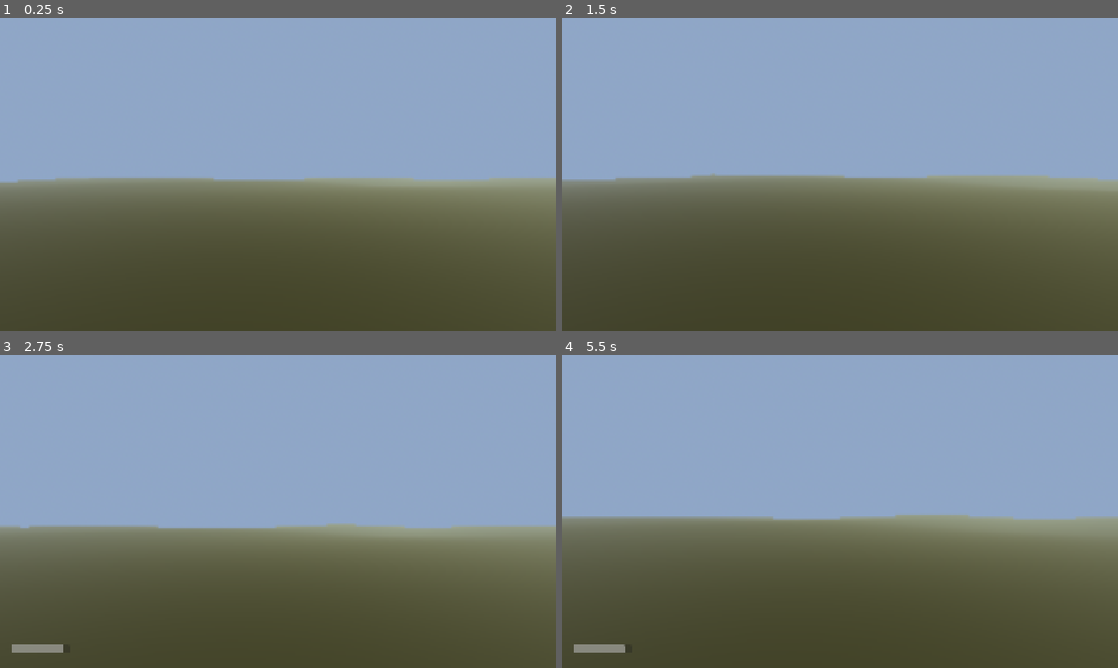
Above: before the commit, frames 1-4 (two rows, left to right).
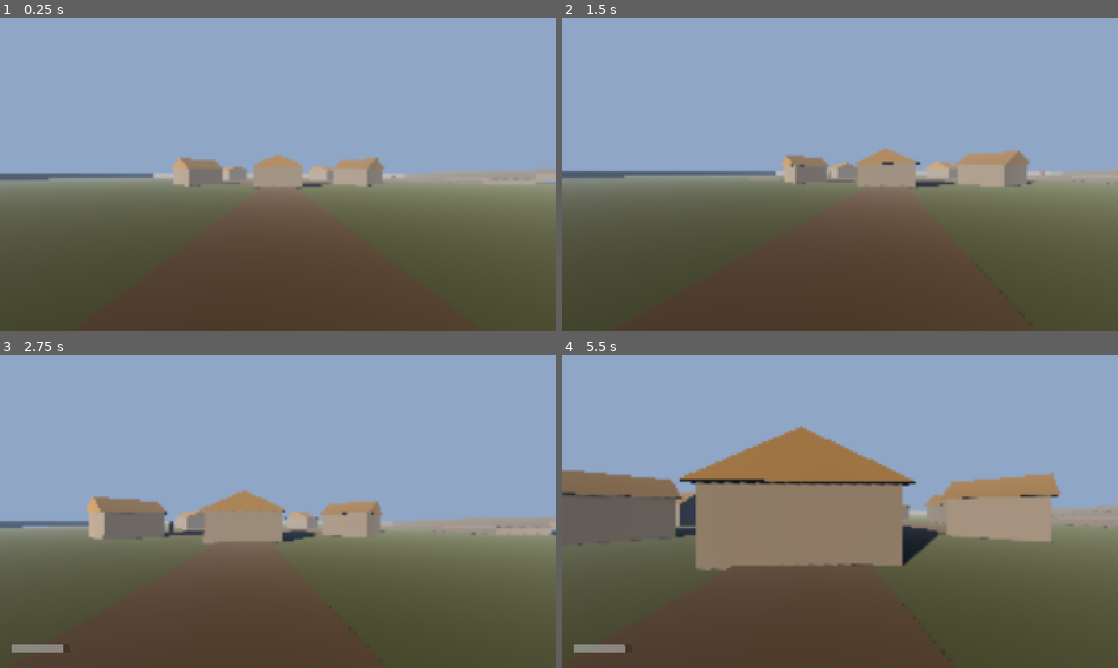
Above: after the commit, the same moments.

Repository: joseamaya/memorias-del-peru
Game: Godot game, scene res://campaigns/01_pachacutec/scenes/world/mundo_base.tscn
Two runs of this game, one before a commit and one after it. Both use one fixed random seed, a clock stepped at 60 frames per second and the inputs below.
Inputs (mouse positions are in pixels of both pictures, inside the frame that each line leads up to):
- Up to frame 1 (0.25 s): no input
- Up to frame 2 (1.5 s): tap Enter at 0.5 s; move the mouse to (867, 174) at 0.52 s; hold E (interact) 0.53-1.28 s; hold W (move_forward) from 0.53 s (still down); tap Space (jump) at 0.77 s; move the mouse to (812, 174) at 1.27 s; tap E (interact) at 1.35 s
- Up to frame 3 (2.75 s): keep holding W (move_forward); tap Space (jump) at 1.52 s; move the mouse to (289, 505) at 2.02 s; hold Shift (run) from 2.03 s (still down); tap E (interact) at 2.3 s
- Up to frame 4 (5.5 s): keep holding W (move_forward); move the mouse to (834, 517) at 2.77 s; release Shift (run) at 2.78 s; tap E (interact) at 2.85, 4.55 s; tap Space (jump) at 3.02, 3.77, 4.52 s; move the mouse to (878, 514) at 3.52 s; hold E (interact) 3.53-4.28 s; move the mouse to (795, 508) at 4.27 s; tap Shift (run) at 4.35 s; move the mouse to (845, 511) at 5.02 s; hold E (interact) from 5.03 s (still down)

The runs differ from the first frame. In frame 1, 4.0% of the frame differs, in the area x 0-100%, y 43-55%; in frame 2, 4.9%; in frame 3, 6.7%; in frame 4, 22%, in the area x 0-100%, y 22-70%.

Commit message:
pachacutec(world): añade el bloqueo de la llacta y sus interacciones

Diff:
--- a/campaigns/01_pachacutec/localization/pachacutec_texts.csv
+++ b/campaigns/01_pachacutec/localization/pachacutec_texts.csv
@@ -1,2 +1,4 @@
 keys,es
 PCH_QUERO_INTERACT,Beber chicha
+PCH_OFFERING_INTERACT,Dejar ofrenda
+PCH_PUTUTU_PLAY,Hacer sonar el pututu
--- /dev/null
+++ b/campaigns/01_pachacutec/scenes/objects/ofrenda_pachamama.tscn
@@ -0,0 +1,24 @@
+[gd_scene load_steps=5 format=3]
+
+[ext_resource type="Script" path="res://campaigns/01_pachacutec/scripts/interactions/ofrenda_pachamama.gd" id="1_ofrenda"]
+
+[sub_resource type="BoxMesh" id="BoxMesh_ofrenda"]
+size = Vector3(0.7, 0.3, 0.7)
+
+[sub_resource type="BoxShape3D" id="BoxShape_ofrenda"]
+size = Vector3(0.7, 0.3, 0.7)
+
+[sub_resource type="StandardMaterial3D" id="StandardMaterial3D_ofrenda"]
+albedo_color = Color(0.42, 0.4, 0.36, 1)
+
+[node name="OfrendaPachamama" type="StaticBody3D"]
+collision_layer = 4
+collision_mask = 0
+script = ExtResource("1_ofrenda")
+
+[node name="MeshInstance3D" type="MeshInstance3D" parent="."]
+mesh = SubResource("BoxMesh_ofrenda")
+surface_material_override/0 = SubResource("StandardMaterial3D_ofrenda")
+
+[node name="CollisionShape3D" type="CollisionShape3D" parent="."]
+shape = SubResource("BoxShape_ofrenda")
--- /dev/null
+++ b/campaigns/01_pachacutec/scenes/objects/pututu.tscn
@@ -0,0 +1,28 @@
+[gd_scene load_steps=5 format=3]
+
+[ext_resource type="Script" path="res://campaigns/01_pachacutec/scripts/interactions/pututu.gd" id="1_pututu"]
+
+[sub_resource type="CylinderMesh" id="CylinderMesh_pututu"]
+top_radius = 0.08
+bottom_radius = 0.12
+height = 0.4
+radial_segments = 16
+
+[sub_resource type="CylinderShape3D" id="CylinderShape3D_pututu"]
+radius = 0.12
+height = 0.4
+
+[sub_resource type="StandardMaterial3D" id="StandardMaterial3D_pututu"]
+albedo_color = Color(0.72, 0.62, 0.45, 1)
+
+[node name="Pututu" type="StaticBody3D"]
+collision_layer = 4
+collision_mask = 0
+script = ExtResource("1_pututu")
+
+[node name="MeshInstance3D" type="MeshInstance3D" parent="."]
+mesh = SubResource("CylinderMesh_pututu")
+surface_material_override/0 = SubResource("StandardMaterial3D_pututu")
+
+[node name="CollisionShape3D" type="CollisionShape3D" parent="."]
+shape = SubResource("CylinderShape3D_pututu")
--- a/campaigns/01_pachacutec/scenes/world/mundo_base.tscn
+++ b/campaigns/01_pachacutec/scenes/world/mundo_base.tscn
@@ -1,9 +1,13 @@
-[gd_scene load_steps=8 format=3]
+[gd_scene load_steps=12 format=3]
 
 [ext_resource type="PackedScene" path="res://core/player/player_fps.tscn" id="1_player"]
 [ext_resource type="PackedScene" path="res://core/ui/hud.tscn" id="2_hud"]
 [ext_resource type="Script" path="res://campaigns/01_pachacutec/scripts/world/mundo_base.gd" id="3_world"]
 [ext_resource type="Script" path="res://core/systems/graphics/environment_quality_controller.gd" id="4_controller"]
+[ext_resource type="PackedScene" path="res://campaigns/01_pachacutec/scenes/objects/quero_chicha.tscn" id="5_quero"]
+[ext_resource type="PackedScene" path="res://campaigns/01_pachacutec/scenes/objects/ofrenda_pachamama.tscn" id="6_ofrenda"]
+[ext_resource type="PackedScene" path="res://campaigns/01_pachacutec/scenes/objects/pututu.tscn" id="7_pututu"]
+[ext_resource type="Script" path="res://campaigns/01_pachacutec/scripts/world/chasqui_event.gd" id="8_event"]
 
 [sub_resource type="PhysicalSkyMaterial" id="PhysicalSkyMaterial_world"]
 rayleigh_coefficient = 1.5
@@ -48,15 +52,34 @@
 [node name="Terrain" type="Node3D" parent="."]
 
 [node name="PlayerSpawn" type="Marker3D" parent="."]
-position = Vector3(0, 0.05, 0)
+position = Vector3(0, 0.05, 45)
+
+[node name="PlazaPoint" type="Marker3D" parent="."]
+position = Vector3(0, 0.05, 2)
 
 [node name="EnvironmentAudio" type="Node3D" parent="."]
+
+[node name="Llacta" type="Node3D" parent="."]
+
+[node name="Boundary" type="Node3D" parent="."]
+
+[node name="EventController" type="Node" parent="."]
+script = ExtResource("8_event")
+
+[node name="QueroChicha" parent="." instance=ExtResource("5_quero")]
+position = Vector3(4, 0.91, 4)
+
+[node name="OfrendaPachamama" parent="." instance=ExtResource("6_ofrenda")]
+position = Vector3(-8, 0.15, 7)
+
+[node name="Pututu" parent="." instance=ExtResource("7_pututu")]
+position = Vector3(-4, 1, 4)
 
 [node name="EnvironmentQualityController" type="Node" parent="."]
 script = ExtResource("4_controller")
 
 [node name="PlayerFPS" parent="." instance=ExtResource("1_player")]
-position = Vector3(0, 0.05, 0)
+position = Vector3(0, 0.05, 45)
 
 [node name="UILayer" type="CanvasLayer" parent="."]
 
--- /dev/null
+++ b/campaigns/01_pachacutec/scripts/interactions/ofrenda_pachamama.gd
@@ -0,0 +1,34 @@
+class_name OfrendaPachamama
+extends Interactable
+## Adoratorio de ofrenda a la Pachamama.
+##
+## Solo puede usarse una vez por partida. No conoce la UI.
+
+signal offered
+
+@export var mesh: MeshInstance3D
+
+var used: bool = false
+var _mesh_node: MeshInstance3D = null
+
+
+func _ready() -> void:
+	_mesh_node = mesh
+	if _mesh_node == null:
+		_mesh_node = get_node_or_null("MeshInstance3D") as MeshInstance3D
+
+
+func get_interaction_text() -> String:
+	return tr("PCH_OFFERING_INTERACT")
+
+
+func interact(_interactor: Node3D) -> void:
+	if used:
+		return
+	used = true
+	offered.emit()
+	if _mesh_node == null:
+		return
+	var tween: Tween = create_tween()
+	tween.tween_property(_mesh_node, "scale", Vector3(1.15, 0.85, 1.15), 0.15)
+	tween.tween_property(_mesh_node, "scale", Vector3.ONE, 0.2)
--- /dev/null
+++ b/campaigns/01_pachacutec/scripts/interactions/pututu.gd
@@ -0,0 +1,34 @@
+class_name Pututu
+extends Interactable
+## Pututu ceremonial que convoca a la comunidad.
+##
+## Solo puede usarse una vez por partida y avisa al evento mediante una señal.
+
+signal played
+
+@export var mesh: MeshInstance3D
+
+var used: bool = false
+var _mesh_node: MeshInstance3D = null
+
+
+func _ready() -> void:
+	_mesh_node = mesh
+	if _mesh_node == null:
+		_mesh_node = get_node_or_null("MeshInstance3D") as MeshInstance3D
+
+
+func get_interaction_text() -> String:
+	return tr("PCH_PUTUTU_PLAY")
+
+
+func interact(_interactor: Node3D) -> void:
+	if used:
+		return
+	used = true
+	played.emit()
+	if _mesh_node == null:
+		return
+	var tween: Tween = create_tween()
+	tween.tween_property(_mesh_node, "rotation_degrees", Vector3(0.0, 0.0, 12.0), 0.15)
+	tween.tween_property(_mesh_node, "rotation_degrees", Vector3.ZERO, 0.25)
--- a/campaigns/01_pachacutec/scripts/interactions/quero_chicha.gd
+++ b/campaigns/01_pachacutec/scripts/interactions/quero_chicha.gd
@@ -6,12 +6,24 @@
 ## busca su componente de estamina y solicita la recuperación.
 
 @export var restore_amount: float = 35.0
+@export var cooldown_seconds: float = 10.0
 @export var interaction_text_key: StringName = &"PCH_QUERO_INTERACT"
 @export var mesh: MeshInstance3D
 @export var audio_stream: AudioStream
 
 var _mesh_node: MeshInstance3D = null
 var _tween: Tween = null
+var _cooldown_remaining: float = 0.0
+
+
+func _process(delta: float) -> void:
+	tick_cooldown(delta)
+
+
+## Avanza el tiempo de espera entre usos.
+func tick_cooldown(delta: float) -> void:
+	if _cooldown_remaining > 0.0:
+		_cooldown_remaining = maxf(_cooldown_remaining - delta, 0.0)
 
 
 func _ready() -> void:
@@ -25,11 +37,14 @@
 
 
 func interact(interactor: Node3D) -> void:
+	if _cooldown_remaining > 0.0:
+		return
 	var stamina: StaminaComponent = StaminaComponent.find_in(interactor)
 	if stamina != null:
 		stamina.restore(restore_amount)
 	if audio_stream != null:
 		AudioManager.play_sfx(audio_stream)
+	_cooldown_remaining = cooldown_seconds
 	_play_response()
 
 
--- /dev/null
+++ b/campaigns/01_pachacutec/scripts/world/chasqui_event.gd
@@ -0,0 +1,61 @@
+class_name ChasquiEvent
+extends Node
+## Evento de llegada del chasqui a la plaza.
+##
+## El pututu lo inicia: el chasqui corre hasta la plaza, los NPC lo miran y
+## después regresa por el camino norte.
+
+signal started
+signal finished
+
+@export var chasqui: Node3D
+@export var weaver: Node3D
+@export var farmer: Node3D
+@export var plaza_point: Marker3D
+
+var active: bool = false
+var completed: bool = false
+
+var _chasqui_start: Vector3 = Vector3.ZERO
+var _tween: Tween = null
+
+
+func _ready() -> void:
+	if chasqui != null:
+		_chasqui_start = chasqui.global_position
+
+
+## Asigna los nodos del mundo y guarda la posición inicial del chasqui.
+func bind(chasqui_node: Node3D, weaver_node: Node3D, farmer_node: Node3D, plaza: Marker3D) -> void:
+	chasqui = chasqui_node
+	weaver = weaver_node
+	farmer = farmer_node
+	plaza_point = plaza
+	if chasqui != null:
+		_chasqui_start = chasqui.global_position
+
+
+## Inicia el evento. Es idempotente mientras está activo.
+func start() -> void:
+	if active or chasqui == null or plaza_point == null:
+		return
+	active = true
+	completed = false
+	started.emit()
+	if weaver != null:
+		weaver.look_at(Vector3(plaza_point.global_position.x, weaver.global_position.y, plaza_point.global_position.z), Vector3.UP)
+	if farmer != null:
+		farmer.look_at(Vector3(plaza_point.global_position.x, farmer.global_position.y, plaza_point.global_position.z), Vector3.UP)
+	if _tween != null and _tween.is_valid():
+		_tween.kill()
+	_tween = create_tween()
+	_tween.tween_property(chasqui, "global_position", plaza_point.global_position, 2.0)
+	_tween.tween_interval(2.0)
+	_tween.tween_property(chasqui, "global_position", _chasqui_start, 2.0)
+	_tween.tween_callback(_finish)
+
+
+func _finish() -> void:
+	active = false
+	completed = true
+	finished.emit()
--- a/campaigns/01_pachacutec/scripts/world/mundo_base.gd
+++ b/campaigns/01_pachacutec/scripts/world/mundo_base.gd
@@ -1,12 +1,13 @@
 extends Node3D
 ## Mundo base de la campaña 01.
 ##
-## Compone el entorno atmosférico, el terreno procedural, el jugador y el HUD.
-## El terreno se genera en tiempo de ejecución para no depender de una herramienta
-## de modelado externa en esta fase.
+## Compone el entorno atmosférico, el terreno procedural, la llacta, el jugador
+## y el HUD.
 
 const TERRAIN_SIZE: float = 150.0
 const TERRAIN_RESOLUTION: int = 64
+const PLATEAU_RADIUS: float = 55.0
+const BOUNDARY_RADIUS: float = 70.0
 const DEBUG_PROFILE_KEY: Key = KEY_F2
 
 @onready var world_environment: WorldEnvironment = $WorldEnvironment
@@ -20,6 +21,7 @@
 
 func _ready() -> void:
 	_build_terrain()
+	_build_llacta()
 	player.global_position = player_spawn.global_position
 	hud.bind(player, player.stamina)
 	environment_controller.bind(world_environment, sun)
@@ -80,6 +82,155 @@
 
 func _height_at(x: float, z: float) -> float:
 	var distance: float = Vector2(x, z).length()
-	var blend: float = clampf((distance - 20.0) / 30.0, 0.0, 1.0)
+	var blend: float = clampf((distance - PLATEAU_RADIUS) / 15.0, 0.0, 1.0)
 	var height: float = 0.7 * sin(x * 0.06) * cos(z * 0.07) + 0.3 * sin((x + z) * 0.11)
 	return height * blend
+
+
+func _build_llacta() -> void:
+	var llacta: Node3D = $Llacta
+	var boundary: Node3D = $Boundary
+	var stone: StandardMaterial3D = StandardMaterial3D.new()
+	stone.albedo_color = Color(0.48, 0.45, 0.4, 1.0)
+	stone.roughness = 1.0
+	var thatch: StandardMaterial3D = StandardMaterial3D.new()
+	thatch.albedo_color = Color(0.55, 0.42, 0.2, 1.0)
+	thatch.roughness = 1.0
+	var dirt: StandardMaterial3D = StandardMaterial3D.new()
+	dirt.albedo_color = Color(0.42, 0.34, 0.24, 1.0)
+	dirt.roughness = 1.0
+
+	_add_visual_box(llacta, "Plaza", Vector3(0.0, 0.03, 0.0), Vector3(26.0, 0.06, 26.0), dirt)
+	_add_visual_box(llacta, "PathSouth", Vector3(0.0, 0.035, 30.0), Vector3(4.0, 0.07, 30.0), dirt)
+	_add_visual_box(llacta, "PathEast", Vector3(20.0, 0.035, 0.0), Vector3(30.0, 0.07, 4.0), dirt)
+	_add_visual_box(llacta, "PathWest", Vector3(-20.0, 0.035, 0.0), Vector3(30.0, 0.07, 4.0), dirt)
+
+	var houses: Node3D = Node3D.new()
+	houses.name = "Houses"
+	llacta.add_child(houses)
+	var positions: Array[Vector3] = [
+		Vector3(18.0, 0.0, 0.0),
+		Vector3(12.7, 0.0, 12.7),
+		Vector3(0.0, 0.0, 18.0),
+		Vector3(-12.7, 0.0, 12.7),
+		Vector3(-18.0, 0.0, 0.0),
+		Vector3(-12.7, 0.0, -12.7),
+		Vector3(0.0, 0.0, -18.0),
+		Vector3(12.7, 0.0, -12.7),
+	]
+	for index: int in range(positions.size()):
+		_add_house(houses, index, positions[index], stone, thatch)
+
+	var terraces: Node3D = Node3D.new()
+	terraces.name = "Terraces"
+	llacta.add_child(terraces)
+	_add_box_body(terraces, "Terrace01", Vector3(34.0, 0.4, 0.0), Vector3(8.0, 0.8, 30.0), stone, 1)
+	_add_box_body(terraces, "Terrace02", Vector3(42.0, 1.2, 0.0), Vector3(8.0, 0.8, 30.0), stone, 1)
+	_add_box_body(terraces, "Terrace03", Vector3(50.0, 2.0, 0.0), Vector3(8.0, 0.8, 30.0), stone, 1)
+
+	_add_box_body(llacta, "PedestalQuero", Vector3(4.0, 0.4, 4.0), Vector3(0.6, 0.8, 0.6), stone, 1)
+	_add_box_body(llacta, "PedestalPututu", Vector3(-4.0, 0.4, 4.0), Vector3(0.6, 0.8, 0.6), stone, 1)
+
+	_add_box_body(boundary, "North", Vector3(0.0, 1.0, -BOUNDARY_RADIUS), Vector3(BOUNDARY_RADIUS * 2.0, 2.0, 1.0), stone, 1)
+	_add_box_body(boundary, "South", Vector3(0.0, 1.0, BOUNDARY_RADIUS), Vector3(BOUNDARY_RADIUS * 2.0, 2.0, 1.0), stone, 1)
+	_add_box_body(boundary, "East", Vector3(BOUNDARY_RADIUS, 1.0, 0.0), Vector3(1.0, 2.0, BOUNDARY_RADIUS * 2.0), stone, 1)
+	_add_box_body(boundary, "West", Vector3(-BOUNDARY_RADIUS, 1.0, 0.0), Vector3(1.0, 2.0, BOUNDARY_RADIUS * 2.0), stone, 1)
+
+	var npcs: Node3D = Node3D.new()
+	npcs.name = "NPCs"
+	llacta.add_child(npcs)
+	var weaver: Node3D = _add_npc(npcs, "Tejedora", Vector3(-11.0, 0.0, 5.0), Color(0.62, 0.38, 0.3, 1.0))
+	var farmer: Node3D = _add_npc(npcs, "Agricultor", Vector3(30.0, 0.0, -8.0), Color(0.45, 0.35, 0.25, 1.0))
+	var chasqui: Node3D = _add_npc(npcs, "Chasqui", Vector3(0.0, 0.0, -60.0), Color(0.75, 0.65, 0.4, 1.0))
+
+	var event: ChasquiEvent = $EventController as ChasquiEvent
+	var pututu: Pututu = $Pututu as Pututu
+	var plaza_point: Marker3D = $PlazaPoint as Marker3D
+	if event != null:
+		event.bind(chasqui, weaver, farmer, plaza_point)
+		if pututu != null:
+			pututu.played.connect(event.start)
+
+
+func _add_visual_box(parent: Node3D, node_name: String, at: Vector3, size: Vector3, material: Material) -> MeshInstance3D:
+	var mesh_instance: MeshInstance3D = MeshInstance3D.new()
+	mesh_instance.name = node_name
+	mesh_instance.position = at
+	var box: BoxMesh = BoxMesh.new()
+	box.size = size
+	mesh_instance.mesh = box
+	mesh_instance.material_override = material
+	parent.add_child(mesh_instance)
+	return mesh_instance
+
+
+func _add_box_body(parent: Node3D, node_name: String, at: Vector3, size: Vector3, material: Material, layer: int) -> StaticBody3D:
+	var body: StaticBody3D = StaticBody3D.new()
+	body.name = node_name
+	body.position = at
+	body.collision_layer = layer
+	body.collision_mask = 0
+	var mesh_instance: MeshInstance3D = MeshInstance3D.new()
+	var box_mesh: BoxMesh = BoxMesh.new()
+	box_mesh.size = size
+	mesh_instance.mesh = box_mesh
+	mesh_instance.material_override = material
+	body.add_child(mesh_instance)
+	var collision: CollisionShape3D = CollisionShape3D.new()
+	var box_shape: BoxShape3D = BoxShape3D.new()
+	box_shape.size = size
+	collision.shape = box_shape
+	body.add_child(collision)
+	parent.add_child(body)
+	return body
+
+
+func _add_house(parent: Node3D, index: int, at: Vector3, stone: Material, thatch: Material) -> void:
+	var root: Node3D = Node3D.new()
+	root.name = "House%02d" % (index + 1)
+	root.position = at
+	parent.add_child(root)
+	root.look_at(Vector3(0.0, at.y, 0.0), Vector3.UP)
+	_add_box_body(root, "Base", Vector3(0.0, 1.25, 0.0), Vector3(6.0, 2.5, 5.0), stone, 1)
+	var roof: MeshInstance3D = MeshInstance3D.new()
+	roof.name = "Roof"
+	roof.position = Vector3(0.0, 3.25, 0.0)
+	var prism: PrismMesh = PrismMesh.new()
+	prism.size = Vector3(6.6, 1.5, 5.6)
+	roof.mesh = prism
+	roof.material_override = thatch
+	root.add_child(roof)
+	root.add_to_group("houses")
+
+
+func _add_npc(parent: Node3D, node_name: String, at: Vector3, color: Color) -> Node3D:
+	var root: Node3D = Node3D.new()
+	root.name = node_name
+	root.position = at
+	parent.add_child(root)
+	var mesh_instance: MeshInstance3D = MeshInstance3D.new()
+	mesh_instance.position = Vector3(0.0, 0.85, 0.0)
+	var capsule: CapsuleMesh = CapsuleMesh.new()
+	capsule.radius = 0.3
+	capsule.height = 1.7
+	mesh_instance.mesh = capsule
+	var material: StandardMaterial3D = StandardMaterial3D.new()
+	material.albedo_color = color
+	mesh_instance.material_override = material
+	root.add_child(mesh_instance)
+	var body: StaticBody3D = StaticBody3D.new()
+	body.collision_layer = 8
+	body.collision_mask = 0
+	var collision: CollisionShape3D = CollisionShape3D.new()
+	collision.position = Vector3(0.0, 0.85, 0.0)
+	var shape: CapsuleShape3D = CapsuleShape3D.new()
+	shape.radius = 0.3
+	shape.height = 1.7
+	collision.shape = shape
+	body.add_child(collision)
+	root.add_child(body)
+	root.add_to_group("npcs")
+	var tween: Tween = create_tween().set_loops()
+	tween.tween_property(mesh_instance, "position:y", 0.03, 0.9).as_relative()
+	tween.tween_property(mesh_instance, "position:y", -0.03, 0.9).as_relative()
+	return root
--- a/tests/measure_performance.gd
+++ b/tests/measure_performance.gd
@@ -8,7 +8,7 @@
 
 const WARMUP_MS: int = 3000
 const MEASURE_MS: int = 8000
-const TURN_RAD_PER_SECOND: float = 0.2
+const TURN_RAD_PER_SECOND: float = 0.65
 const PROFILE_LABELS: Array[String] = ["LOW", "MEDIUM"]
 
 var _player: CharacterBody3D = null
@@ -22,10 +22,16 @@
 
 
 func _initialize() -> void:
+	_start.call_deferred()
+
+
+func _start() -> void:
 	var packed: PackedScene = load("res://campaigns/01_pachacutec/scenes/world/mundo_base.tscn") as PackedScene
 	var world: Node = packed.instantiate()
 	root.add_child(world)
 	_player = world.get_node_or_null("PlayerFPS") as CharacterBody3D
+	if _player != null:
+		_player.global_position = Vector3(0.0, 0.05, 0.0)
 	_stamina = world.get_node_or_null("PlayerFPS/StaminaComponent")
 	_settings = root.get_node_or_null("GraphicsSettings")
 	DisplayServer.window_set_flag(DisplayServer.WINDOW_FLAG_ALWAYS_ON_TOP, true)
--- /dev/null
+++ b/tests/test_chasqui_event.gd
@@ -0,0 +1,24 @@
+extends RefCounted
+## Comprueba que el pututu inicia el evento del chasqui.
+
+
+func test_chasqui_event() -> bool:
+	var tree: SceneTree = Engine.get_main_loop() as SceneTree
+	if tree == null:
+		return false
+	var packed: PackedScene = load("res://campaigns/01_pachacutec/scenes/world/mundo_base.tscn") as PackedScene
+	if packed == null:
+		return false
+	var world: Node = packed.instantiate()
+	tree.root.add_child(world)
+	var pututu: Pututu = world.get_node_or_null("Pututu") as Pututu
+	var event: ChasquiEvent = world.get_node_or_null("EventController") as ChasquiEvent
+	if pututu == null or event == null:
+		world.free()
+		return false
+	var interactor: Node3D = Node3D.new()
+	pututu.interact(interactor)
+	interactor.free()
+	var ok: bool = event.active
+	world.free()
+	return ok
--- /dev/null
+++ b/tests/test_llacta_interactables.gd
@@ -0,0 +1,19 @@
+extends RefCounted
+## Comprueba que los tres interactuables de la llacta existen.
+
+
+func test_llacta_interactables() -> bool:
+	var tree: SceneTree = Engine.get_main_loop() as SceneTree
+	if tree == null:
+		return false
+	var packed: PackedScene = load("res://campaigns/01_pachacutec/scenes/world/mundo_base.tscn") as PackedScene
+	if packed == null:
+		return false
+	var world: Node = packed.instantiate()
+	tree.root.add_child(world)
+	var quero: QueroChicha = world.get_node_or_null("QueroChicha") as QueroChicha
+	var ofrenda: OfrendaPachamama = world.get_node_or_null("OfrendaPachamama") as OfrendaPachamama
+	var pututu: Pututu = world.get_node_or_null("Pututu") as Pututu
+	var ok: bool = quero != null and ofrenda != null and pututu != null
+	world.free()
+	return ok
--- /dev/null
+++ b/tests/test_llacta_layout.gd
@@ -0,0 +1,39 @@
+extends RefCounted
+## Comprueba la composición básica de la llacta.
+
+
+func test_llacta_layout() -> bool:
+	var tree: SceneTree = Engine.get_main_loop() as SceneTree
+	if tree == null:
+		return false
+	var packed: PackedScene = load("res://campaigns/01_pachacutec/scenes/world/mundo_base.tscn") as PackedScene
+	if packed == null:
+		return false
+	var world: Node = packed.instantiate()
+	tree.root.add_child(world)
+	var llacta: Node3D = world.get_node_or_null("Llacta") as Node3D
+	var plaza: Node = world.get_node_or_null("Llacta/Plaza")
+	var houses: Node3D = world.get_node_or_null("Llacta/Houses") as Node3D
+	var terraces: Node3D = world.get_node_or_null("Llacta/Terraces") as Node3D
+	var path_south: Node = world.get_node_or_null("Llacta/PathSouth")
+	var path_east: Node = world.get_node_or_null("Llacta/PathEast")
+	var path_west: Node = world.get_node_or_null("Llacta/PathWest")
+	var house_count: int = houses.get_child_count() if houses != null else 0
+	var path_count: int = 0
+	if path_south != null:
+		path_count += 1
+	if path_east != null:
+		path_count += 1
+	if path_west != null:
+		path_count += 1
+	var ok: bool = (
+		llacta != null
+		and plaza != null
+		and houses != null
+		and house_count >= 6
+		and house_count <= 8
+		and terraces != null
+		and path_count >= 2
+	)
+	world.free()
+	return ok
--- /dev/null
+++ b/tests/test_npcs_present.gd
@@ -0,0 +1,18 @@
+extends RefCounted
+## Comprueba que los dos NPC con presencia existen.
+
+
+func test_npcs_present() -> bool:
+	var tree: SceneTree = Engine.get_main_loop() as SceneTree
+	if tree == null:
+		return false
+	var packed: PackedScene = load("res://campaigns/01_pachacutec/scenes/world/mundo_base.tscn") as PackedScene
+	if packed == null:
+		return false
+	var world: Node = packed.instantiate()
+	tree.root.add_child(world)
+	var weaver: Node3D = world.get_node_or_null("Llacta/NPCs/Tejedora") as Node3D
+	var farmer: Node3D = world.get_node_or_null("Llacta/NPCs/Agricultor") as Node3D
+	var ok: bool = weaver != null and farmer != null
+	world.free()
+	return ok
--- /dev/null
+++ b/tests/test_offering_once.gd
@@ -0,0 +1,20 @@
+extends RefCounted
+## Comprueba que la ofrenda solo se usa una vez.
+
+var _offered: int = 0
+
+
+func _on_offered() -> void:
+	_offered += 1
+
+
+func test_offering_once() -> bool:
+	var offering: OfrendaPachamama = OfrendaPachamama.new()
+	offering.offered.connect(_on_offered)
+	var interactor: Node3D = Node3D.new()
+	offering.interact(interactor)
+	offering.interact(interactor)
+	var ok: bool = offering.used and _offered == 1
+	interactor.free()
+	offering.free()
+	return ok
--- /dev/null
+++ b/tests/test_quero_cooldown.gd
@@ -0,0 +1,33 @@
+extends RefCounted
+## Comprueba el tiempo de espera del quero.
+
+
+func test_quero_cooldown() -> bool:
+	var tree: SceneTree = Engine.get_main_loop() as SceneTree
+	if tree == null:
+		return false
+	var interactor: Node3D = Node3D.new()
+	var stamina: StaminaComponent = StaminaComponent.new()
+	stamina.max_stamina = 100.0
+	stamina.regeneration_per_second = 0.0
+	interactor.add_child(stamina)
+	tree.root.add_child(interactor)
+	stamina.consume(1000.0)
+	var quero: QueroChicha = QueroChicha.new()
+	quero.restore_amount = 35.0
+	quero.cooldown_seconds = 10.0
+	quero.interact(interactor)
+	var after_first: float = stamina.get_current()
+	quero.interact(interactor)
+	var after_second: float = stamina.get_current()
+	quero.tick_cooldown(10.0)
+	quero.interact(interactor)
+	var after_third: float = stamina.get_current()
+	var ok: bool = (
+		is_equal_approx(after_first, 35.0)
+		and is_equal_approx(after_second, 35.0)
+		and is_equal_approx(after_third, 70.0)
+	)
+	quero.free()
+	interactor.free()
+	return ok
--- /dev/null
+++ b/tests/test_world_bounds.gd
@@ -0,0 +1,24 @@
+extends RefCounted
+## Comprueba que el límite del mundo tiene colisión.
+
+
+func test_world_bounds() -> bool:
+	var tree: SceneTree = Engine.get_main_loop() as SceneTree
+	if tree == null:
+		return false
+	var packed: PackedScene = load("res://campaigns/01_pachacutec/scenes/world/mundo_base.tscn") as PackedScene
+	if packed == null:
+		return false
+	var world: Node = packed.instantiate()
+	tree.root.add_child(world)
+	var boundary: Node3D = world.get_node_or_null("Boundary") as Node3D
+	var walls: int = 0
+	if boundary != null:
+		for child: Node in boundary.get_children():
+			if child is StaticBody3D:
+				var body: StaticBody3D = child as StaticBody3D
+				if body.collision_layer == 1:
+					walls += 1
+	var ok: bool = walls >= 4
+	world.free()
+	return ok
--- /dev/null
+++ b/tests/test_world_spawn_south.gd
@@ -0,0 +1,23 @@
+extends RefCounted
+## Comprueba que el jugador aparece en el camino sur.
+
+
+func test_world_spawn_south() -> bool:
+	var tree: SceneTree = Engine.get_main_loop() as SceneTree
+	if tree == null:
+		return false
+	var packed: PackedScene = load("res://campaigns/01_pachacutec/scenes/world/mundo_base.tscn") as PackedScene
+	if packed == null:
+		return false
+	var world: Node = packed.instantiate()
+	tree.root.add_child(world)
+	var spawn: Marker3D = world.get_node_or_null("PlayerSpawn") as Marker3D
+	var player: PlayerFPS = world.get_node_or_null("PlayerFPS") as PlayerFPS
+	var ok: bool = (
+		spawn != null
+		and player != null
+		and spawn.position.z > 30.0
+		and player.global_position.is_equal_approx(spawn.global_position)
+	)
+	world.free()
+	return ok
Binary file changed: campaigns/01_pachacutec/localization/pachacutec_texts.es.translation
Not shown, added: campaigns/01_pachacutec/scripts/interactions/ofrenda_pachamama.gd.uid
Not shown, added: campaigns/01_pachacutec/scripts/interactions/pututu.gd.uid
Not shown, added: campaigns/01_pachacutec/scripts/world/chasqui_event.gd.uid
Not shown, added: tests/test_chasqui_event.gd.uid
Not shown, added: tests/test_llacta_interactables.gd.uid
Not shown, added: tests/test_llacta_layout.gd.uid
Not shown, added: tests/test_npcs_present.gd.uid
Not shown, added: tests/test_offering_once.gd.uid
Not shown, added: tests/test_quero_cooldown.gd.uid
Not shown, added: tests/test_world_bounds.gd.uid
Not shown, added: tests/test_world_spawn_south.gd.uid
(and 2 more such lines)
